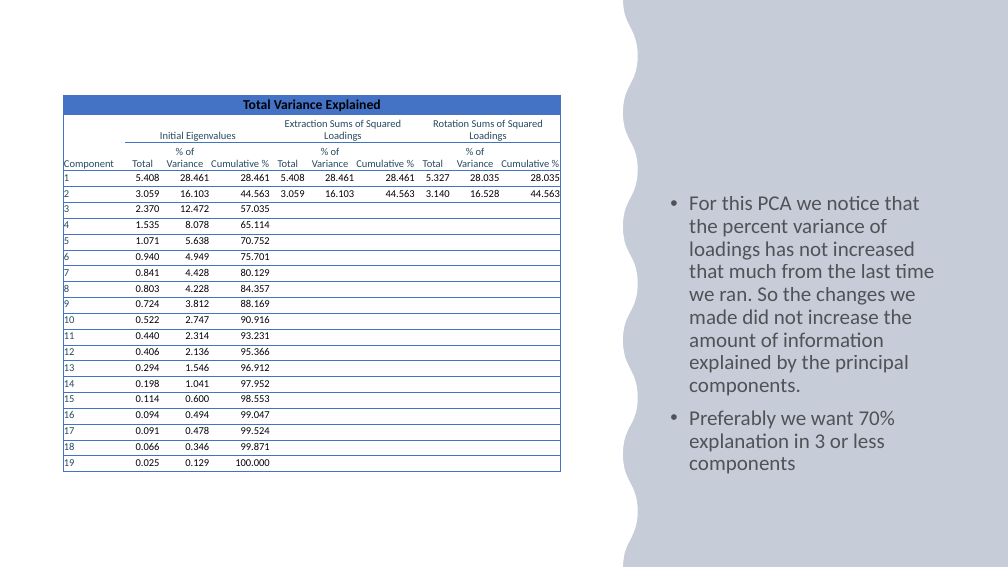
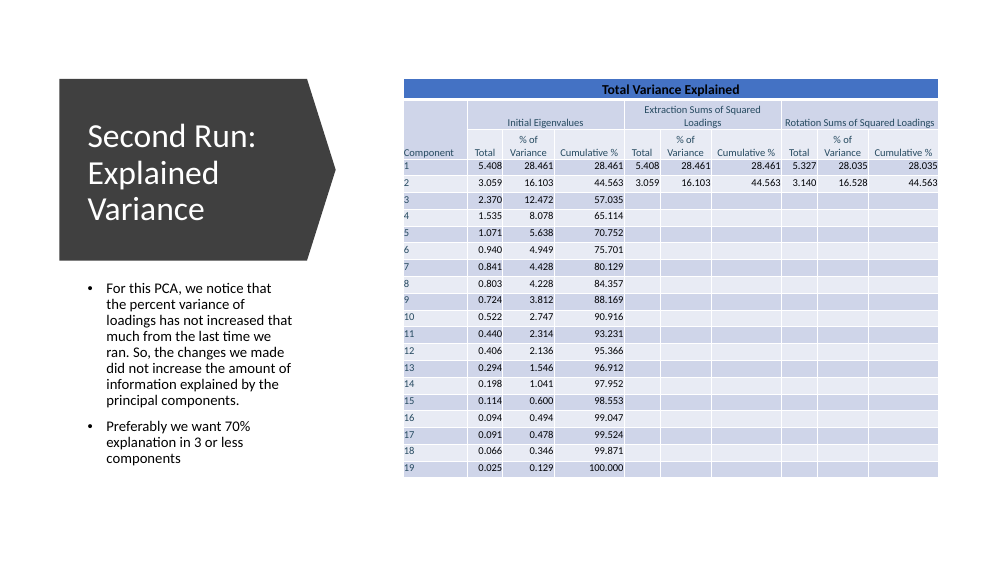
Before and after one commit to AlexSchaefferEdu/GP1, a slide deck: slide 17 of Project 2 Presentation.pptx (slide 18 before the commit). Drawn at 1008x567 pixels with LibreOffice and Linux fonts; fonts in the diff are those of the drawing. Boxes give left, top, right and bottom in pixels: in the first picture for what was removed or moved away, otherwise in the second. Text is boxed around its words. In the diff, an @@ line names an element or a change of style, - is before the commit and + after.

```diff
--- a/Project 2 Presentation.pptx
+++ b/Project 2 Presentation.pptx
@@ rectangle removed at [0, 0, 1008, 567] @@
@@ freeform shape removed at [0, 0, 638, 567] @@
@@ freeform shape removed at [611, 0, 1008, 567] @@
@@ down arrow added at [59, 79, 336, 261], fill #404040 @@
@@ table at [403, 79, 941, 478] @@
@@ fill none to #4472C4 in row 1, column 1 @@
@@ fill none to #CFD5EA in 59 cells @@
@@ fill none to #E9EBF5 in 99 cells @@
@@ borders changed @@
@@ table: place and size @@
-table at [64, 95, 561, 473]
+table at [403, 79, 941, 478]
@@ title added at [88, 123, 257, 221], 32 pt, text #FFFFFF @@
+Second Run: Explained Variance
@@ text "For this PCA, we notice ...": place and size @@
-text "For this PCA, we notice ..." at [689, 196, 934, 474]
+text "For this PCA, we notice ..." at [106, 282, 292, 466]
@@ text at [106, 282, 292, 408]: text changed; size 20 to 14 pt; text colour #000000 at 60% opacity to #000000 @@
-• For this PCA we notice that the percent variance of loadings has not increased that much from the last time we ran. So the changes we made did not increase the amount of information explained by the principal components.
+• For this PCA, we notice that the percent variance of loadings has not increased that much from the last time we ran. So, the changes we made did not increase the amount of information explained by the principal components.
@@ text at [106, 420, 250, 466]: size 20 to 14 pt, text colour #000000 at 60% opacity to #000000 in "Preferably we want 70% explanation in 3 ..." @@
```
Also in this commit, not shown: 6 other slides changed, 1 slide added, 3 slides removed, 3 other files.
